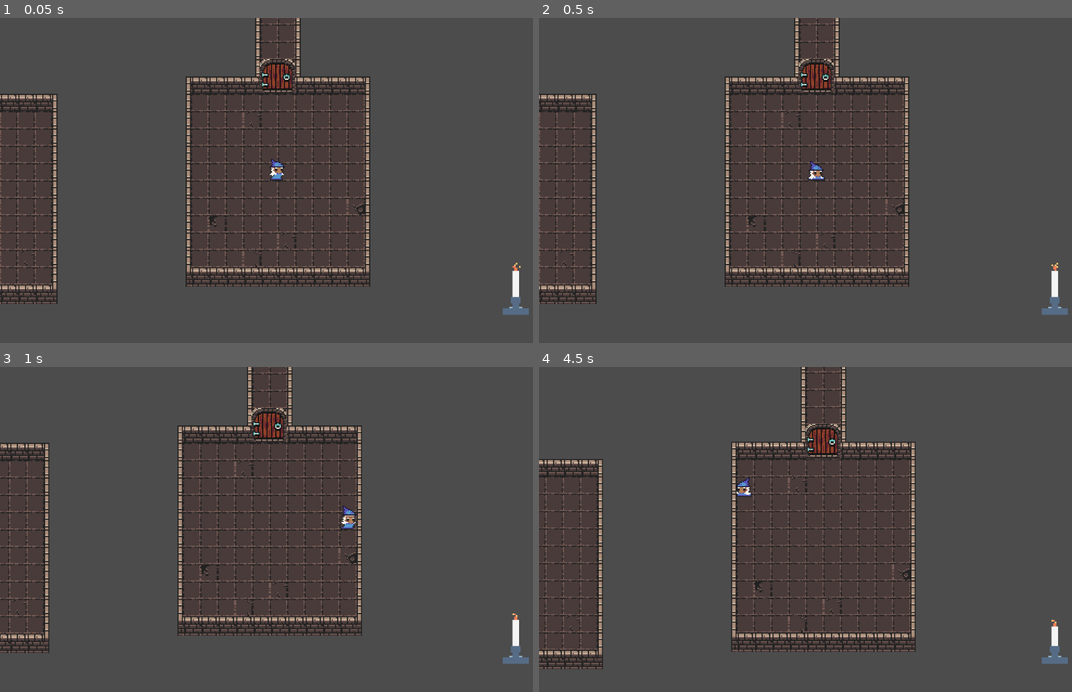
Above: before the commit, frames 1-4 (two rows, left to right).
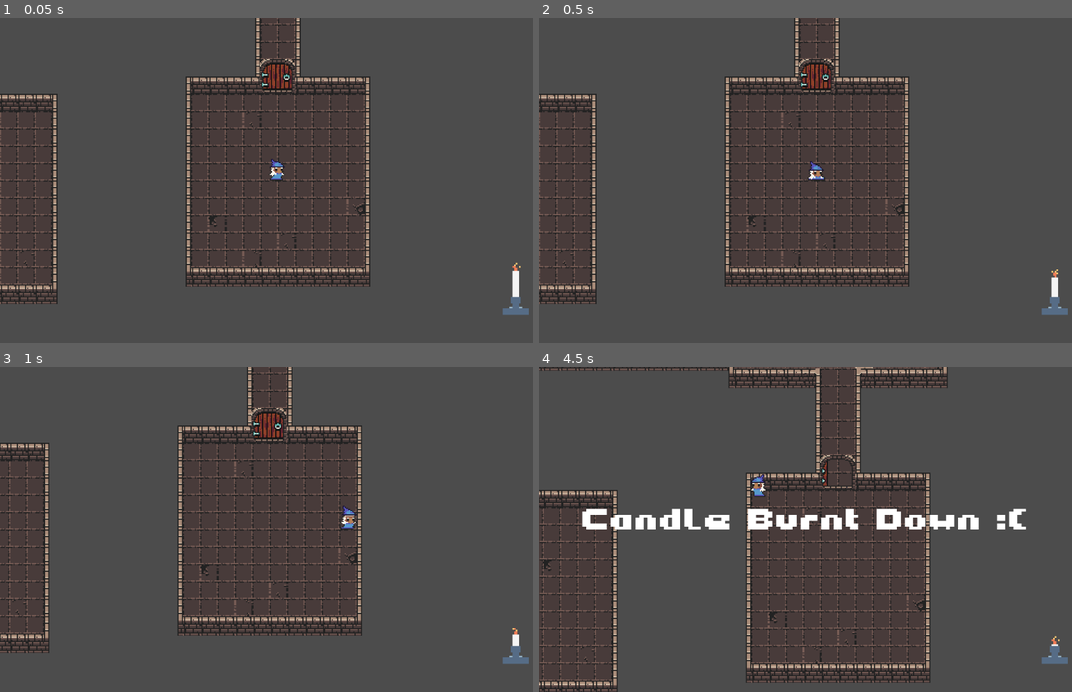
Above: after the commit, the same moments.

Repository: BadInheritance/ld46_souls_afire
Game: Godot game, scene res://scenes/MainSceneManager.tscn
Same seed, same stepped clock (60 frames per second), same inputs: the game is played once before the commit and once after it. The project has no main scene, so this scene is started directly.
Inputs:
- Up to frame 1 (0.05 s): no input
- Up to frame 2 (0.5 s): no input
- Up to frame 3 (1 s): hold D (player_right) from 0.53 s (still down); tap E (player_action) at 0.6 s
- Up to frame 4 (4.5 s): release D (player_right) at 1.28 s; hold S (player_down) 1.28-2.03 s; tap E (player_action) every 0.75 s from 1.35 to 4.35 s; hold D (player_right) 2.03-2.78 s; hold W (player_up) 2.78-3.53 s; hold A (player_left) from 3.53 s (still down)

Frame 1 is identical in both runs. In frame 2, less than 0.1% of the frame differs, in the area x 96-98%, y 75-80%; in frame 3, less than 0.1%; in frame 4, 20%, in the area x 0-98%, y 0-100%.

Commit message:
add text msg on death

Diff:
--- /dev/null
+++ b/assets/fonts/font1.tres
@@ -0,0 +1,7 @@
+[gd_resource type="DynamicFont" load_steps=2 format=2]
+
+[ext_resource path="res://assets/fonts/Chonkly.otf" type="DynamicFontData" id=1]
+
+[resource]
+size = 100
+font_data = ExtResource( 1 )
--- a/prefabs/GameManager.tscn
+++ b/prefabs/GameManager.tscn
@@ -8,4 +8,5 @@
 [node name="current_level" type="Node2D" parent="."]
 
 [node name="level_reload_timer" type="Timer" parent="."]
+wait_time = 2.0
 one_shot = true
--- a/scenes/Candle.gd
+++ b/scenes/Candle.gd
@@ -20,14 +20,14 @@
 # Called every frame. 'delta' is the elapsed time since the previous frame.
 func _process(delta):
 	shortening_time += delta
-	if shortening_time > SHORTENING_RATE:
+	if shortening_time > SHORTENING_RATE && ! extinguished:
 		#Recognize burnt down candle
 		if wax_region_y >= CANDLE_LENGTH:
 			emit_signal("candle_die")
-
-		#Shorten candle
-		shortening_time = 0
-		wax_region_y += 1
-		$Wax.region_rect = Rect2(0, wax_region_y, 32, 22)
-		$Wax.position.y += 1
-		$Flame.position.y += 1
+			extinguished = true
+		else:
+			shortening_time = 0
+			wax_region_y += 1
+			$Wax.region_rect = Rect2(0, wax_region_y, 32, 22)
+			$Wax.position.y += 1
+			$Flame.position.y += 1
--- a/scenes/HUD.tscn
+++ b/scenes/HUD.tscn
@@ -6,6 +6,7 @@
 [ext_resource path="res://assets/Lamp/Flame_hud_candle_2.png" type="Texture" id=4]
 [ext_resource path="res://assets/Lamp/Flame_hud_candle_1.png" type="Texture" id=5]
 [ext_resource path="res://scenes/Candle.gd" type="Script" id=6]
+[ext_resource path="res://assets/fonts/font1.tres" type="DynamicFont" id=7]
 
 [sub_resource type="SpriteFrames" id=1]
 animations = [ {
@@ -21,7 +22,7 @@
 position = Vector2( 950, 500 )
 scale = Vector2( 3, 3 )
 script = ExtResource( 6 )
-SHORTENING_RATE = 1.0
+SHORTENING_RATE = 0.1
 
 [node name="Flame" type="AnimatedSprite" parent="Candle"]
 frames = SubResource( 1 )
@@ -34,3 +35,20 @@
 
 [node name="Base" type="Sprite" parent="Candle"]
 texture = ExtResource( 1 )
+
+[node name="candle_burnt_down_text" type="RichTextLabel" parent="."]
+visible = false
+margin_left = 75.7606
+margin_top = 259.368
+margin_right = 1275.76
+margin_bottom = 359.368
+rect_scale = Vector2( 0.752759, 0.54658 )
+custom_fonts/mono_font = ExtResource( 7 )
+custom_fonts/bold_italics_font = ExtResource( 7 )
+custom_fonts/normal_font = ExtResource( 7 )
+tab_size = 0
+text = "Candle Burnt Down :("
+scroll_active = false
+__meta__ = {
+"_edit_use_anchors_": false
+}
--- a/scenes/player.gd
+++ b/scenes/player.gd
@@ -12,7 +12,6 @@
     if alive:
         scale = Vector2(0.1, 0.1)
         alive = false
-        print_debug("Player died")
         emit_signal("die")
 
 func _process(delta):
--- a/scenes/player_and_enemy.tscn
+++ b/scenes/player_and_enemy.tscn
@@ -45,7 +45,7 @@
 scale = Vector2( 0.851005, 0.9054 )
 frames = SubResource( 2 )
 animation = "idle"
-frame = 2
+frame = 1
 playing = true
 
 [node name="Fallable" parent="enemy" instance=ExtResource( 9 )]
--- a/scripts/GameManager.gd
+++ b/scripts/GameManager.gd
@@ -15,9 +15,12 @@
 
 
 func on_player_death():
-	print("player died, starting timer")
 	level_reload_timer.start(levelReloadTimeSeconds)
 
+func on_candle_death():
+	var candle_text = current_level.find_node("candle_burnt_down_text")
+	candle_text.visible = true;
+	level_reload_timer.start(levelReloadTimeSeconds)
 
 func _connect_end_game_signals(level):
 	var player = level.get_node("player")
@@ -26,7 +29,7 @@
 
 	var candle = level.find_node("Candle")
 	assert(candle != null && "make sure there is a player with name 'Candle' in the scene")
-	candle.connect("candle_die", self, "on_player_death")
+	candle.connect("candle_die", self, "on_candle_death")
 
 func _load_level(level_name):
 	var level_scene =	load("res://scenes/" + level_name)
--- a/scripts/characters/EnemyMovement.gd
+++ b/scripts/characters/EnemyMovement.gd
@@ -22,7 +22,6 @@
     if alive:
         scale = Vector2(0.1, 0.1)
         alive = false
-        print_debug("Enemy died")
 
 
 func _get_current_time():
Binary file added: assets/fonts/Chonkly.otf
Not shown, added: assets/fonts/License.txt
Not shown: 1 places in scenes/HUD.tscn that only renumber resources
Not shown, added: assets/fonts/Chonkly.zip
